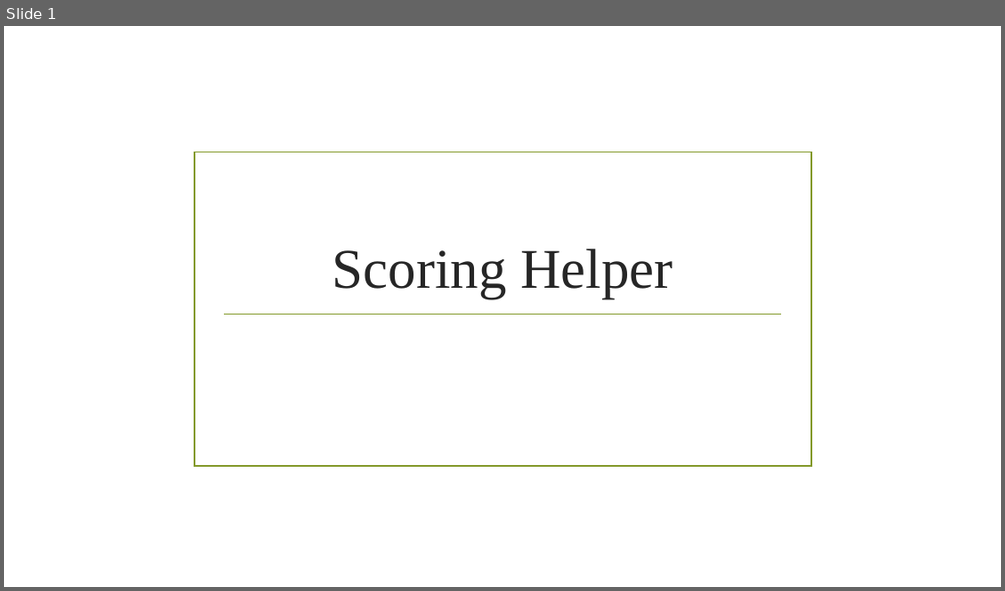
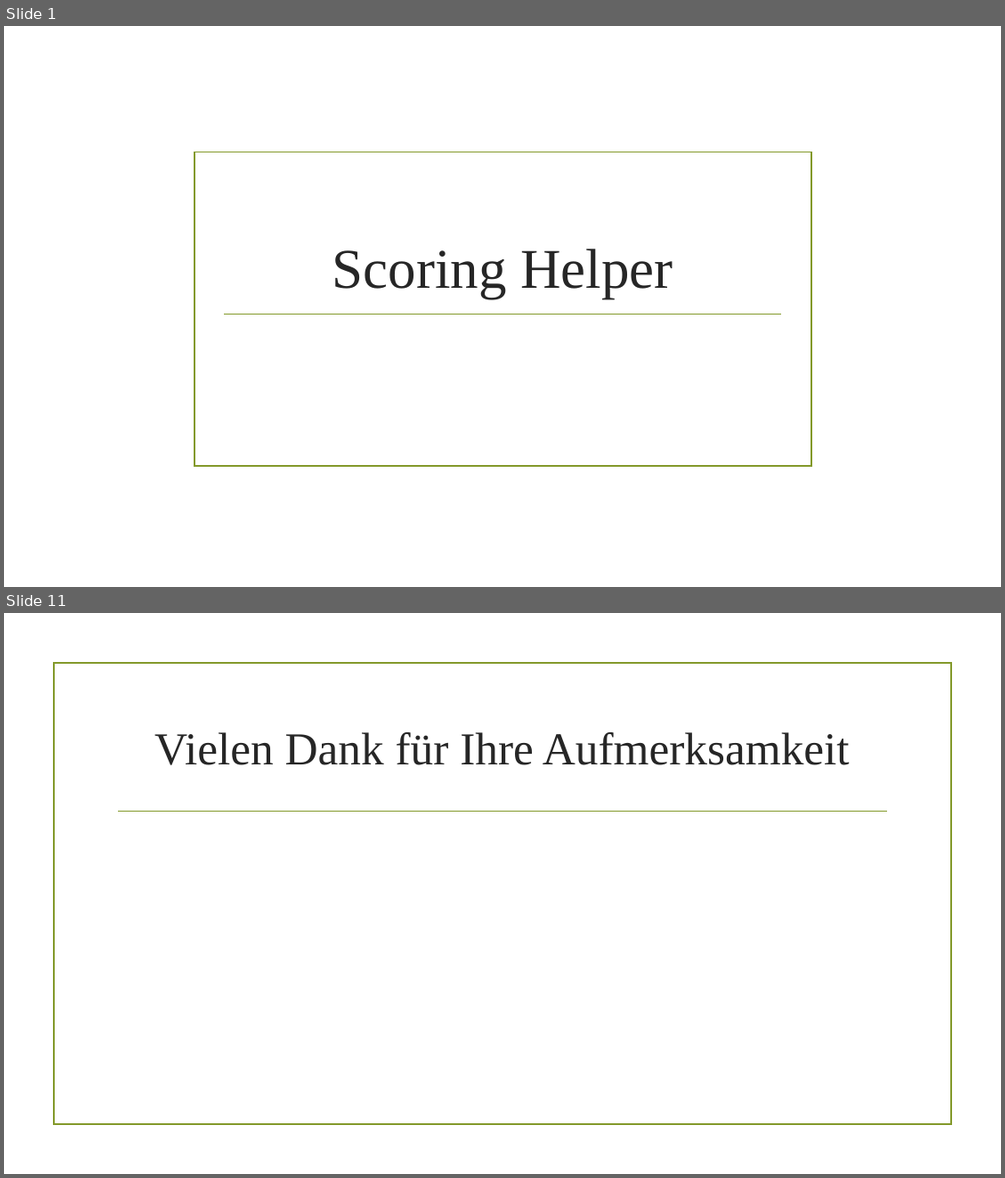
Before and after one commit to UniPayne/RCD-Project, a slide deck: Projektdokumentationen/Projektabgabe/Projektabgabe.pptx. Shown one above the other, each under a label of ours: slide 1 before the commit, slides 1 and 11 after it; the slides between them are not shown. The pictures are 1005x591 and 1005x1178 pixels, drawn with LibreOffice and Linux fonts; fonts in the diff are those of the drawing; background and template pictures are left out. Boxes give left, top, right and bottom in pixels: in the first picture for what was removed or moved away, otherwise in the second. Text is boxed around its words. In the diff, an @@ line names an element or a change of style, - is before the commit and + after.

```diff
--- a/Projektdokumentationen/Projektabgabe/Projektabgabe.pptx
+++ b/Projektdokumentationen/Projektabgabe/Projektabgabe.pptx
@@ slide 11 added at [4,613,1001,1174], background picture (left out) @@
@@ rectangle added at [53,663,951,1125], outline #83992A 1.25 pt @@
@@ title added at [154,732,850,765], 44 pt, text #262626 @@
+Vielen Dank für Ihre Aufmerksamkeit
@@ line added from (119, 811) to (887, 811), #83992A 1.25 pt @@
```
Also in this commit, not shown: 7 slides changed, 2 other slides added, 5 slides removed, 1 other file.
